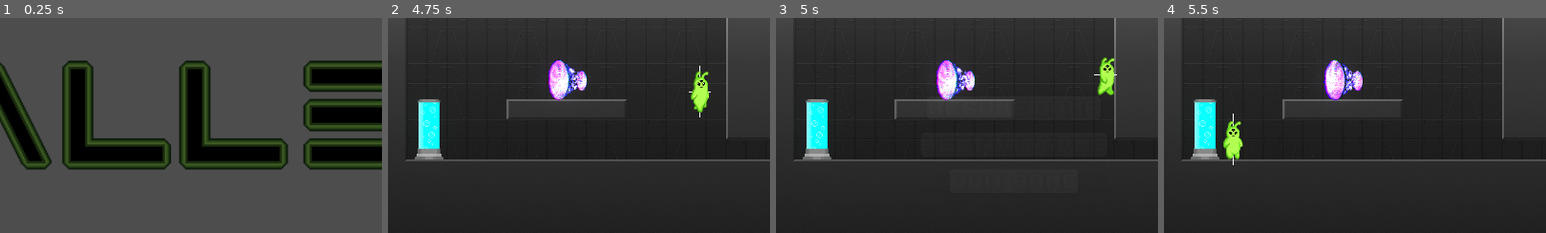
Above: before the commit, frames 1-4 (left to right).
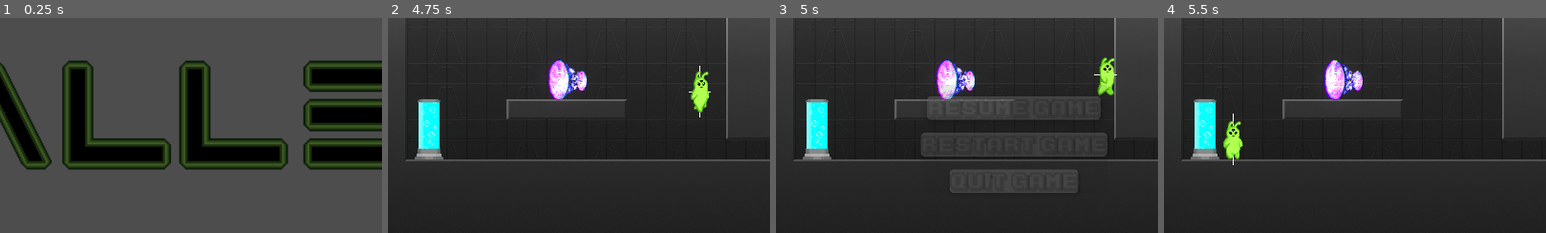
Above: after the commit, the same moments.

Repository: gustavcorpas/GMTK2024
Game: Godot game, scene res://scenes/gameplay/main_menu.tscn
Two runs of this game, one before a commit and one after it. Both use one fixed random seed, a clock stepped at 60 frames per second and the inputs below. Sound files missing from this copy of the repository are replaced by a short silence.
Inputs (mouse positions are % of the whole screen's width and height, from its top left):
- Up to frame 1 (0.25 s): no input
- Up to frame 2 (4.75 s): click "Start Game" at 0.5 s; tap Enter (restart) at 1.25 s; move the mouse to (72, 45) at 1.27 s; hold E (interact) 1.28-2.03 s; hold D (right) 1.28-2.78 s; tap W (jump) at 1.52, 2.27, 3.77, 4.52 s; move the mouse to (30, 55) at 2.02 s; tap Space (shoot) at 2.1, 3.6 s; move the mouse to (60, 28) at 2.77 s; hold A (left) 2.78-3.53 s; hold E (interact) 2.78-3.53 s; move the mouse to (45, 70) at 3.52 s; hold D (right) from 3.53 s (still down); move the mouse to (80, 65) at 4.27 s; hold E (interact) from 4.28 s (still down)
- Up to frame 3 (5 s): keep holding D (right); keep holding E (interact); tap Escape (Esc) at 4.9 s
- Up to frame 4 (5.5 s): release D (right) at 5 s; release E (interact) at 5 s; click (50, 56) at 5 s, where only the run after the commit has a clickable "Restart Game"
The pictures show only the part of the screen within x 19-69%, y 26-76%; the shares and areas given below are measured in that part.

Frames 1-2 are identical in both runs. In frame 3, 0.6% of the frame differs, in the area x 38-86%, y 36-65%; in frame 4, nothing differs.

Commit message:
debugging pause menu
pause menu still active and invisible during play after using it.

Diff:
--- a/src/scenes/gameplay/Pausemenu.gdshader
+++ b/src/scenes/gameplay/Pausemenu.gdshader
@@ -1,9 +1,9 @@
 shader_type canvas_item;
 uniform sampler2D SCREEN_TEXTURE: hint_screen_texture, filter_linear_mipmap;
 
-uniform float lod: hint_range(0.0, 5) = 0.0;
+uniform float lod: hint_range(0.0, 5.0);
 
 void fragment(){
-	vec4 color = texture(SCREEN_TEXTURE, SCREEN_UV, lod);
+	vec4 color = textureLod(SCREEN_TEXTURE, SCREEN_UV, lod);
 	COLOR = color;
 }
--- a/src/scenes/gameplay/Pausemenu.tscn
+++ b/src/scenes/gameplay/Pausemenu.tscn
@@ -51,49 +51,17 @@
 "points": PackedFloat32Array(0, -0.15, 0, 0.15, 0, 0.8, -0.15, 0, 0.15, 0),
 "times": PackedFloat32Array(0, 0.3)
 }
-tracks/1/type = "bezier"
+tracks/1/type = "value"
 tracks/1/imported = false
 tracks/1/enabled = true
-tracks/1/path = NodePath("PanelContainer:modulate:r")
+tracks/1/path = NodePath("PanelContainer:modulate")
 tracks/1/interp = 1
 tracks/1/loop_wrap = true
 tracks/1/keys = {
-"handle_modes": PackedInt32Array(0, 0),
-"points": PackedFloat32Array(1, -0.15, 0, 0.15, 0, 1, -0.15, 0, 0.15, 0),
-"times": PackedFloat32Array(0, 0.3)
-}
-tracks/2/type = "bezier"
-tracks/2/imported = false
-tracks/2/enabled = true
-tracks/2/path = NodePath("PanelContainer:modulate:g")
-tracks/2/interp = 1
-tracks/2/loop_wrap = true
-tracks/2/keys = {
-"handle_modes": PackedInt32Array(0, 0),
-"points": PackedFloat32Array(1, -0.15, 0, 0.15, 0, 1, -0.15, 0, 0.15, 0),
-"times": PackedFloat32Array(0, 0.3)
-}
-tracks/3/type = "bezier"
-tracks/3/imported = false
-tracks/3/enabled = true
-tracks/3/path = NodePath("PanelContainer:modulate:b")
-tracks/3/interp = 1
-tracks/3/loop_wrap = true
-tracks/3/keys = {
-"handle_modes": PackedInt32Array(0, 0),
-"points": PackedFloat32Array(1, -0.15, 0, 0.15, 0, 1, -0.15, 0, 0.15, 0),
-"times": PackedFloat32Array(0, 0.3)
-}
-tracks/4/type = "bezier"
-tracks/4/imported = false
-tracks/4/enabled = true
-tracks/4/path = NodePath("PanelContainer:modulate:a")
-tracks/4/interp = 1
-tracks/4/loop_wrap = true
-tracks/4/keys = {
-"handle_modes": PackedInt32Array(0, 0),
-"points": PackedFloat32Array(0, -0.15, 0, 0.15, 0, 1, -0.15, 0, 0.15, 0),
-"times": PackedFloat32Array(0, 0.3)
+"times": PackedFloat32Array(0, 0.3),
+"transitions": PackedFloat32Array(1, 1),
+"update": 0,
+"values": [Color(1, 1, 1, 0), Color(1, 1, 1, 1)]
 }
 
 [sub_resource type="Animation" id="Animation_om57t"]
@@ -109,49 +77,17 @@
 "points": PackedFloat32Array(0, -0.15, 0, 0.15, 0),
 "times": PackedFloat32Array(0)
 }
-tracks/1/type = "bezier"
+tracks/1/type = "value"
 tracks/1/imported = false
 tracks/1/enabled = true
-tracks/1/path = NodePath("PanelContainer:modulate:r")
+tracks/1/path = NodePath("PanelContainer:modulate")
 tracks/1/interp = 1
 tracks/1/loop_wrap = true
 tracks/1/keys = {
-"handle_modes": PackedInt32Array(0),
-"points": PackedFloat32Array(1, -0.15, 0, 0.15, 0),
-"times": PackedFloat32Array(0)
-}
-tracks/2/type = "bezier"
-tracks/2/imported = false
-tracks/2/enabled = true
-tracks/2/path = NodePath("PanelContainer:modulate:g")
-tracks/2/interp = 1
-tracks/2/loop_wrap = true
-tracks/2/keys = {
-"handle_modes": PackedInt32Array(0),
-"points": PackedFloat32Array(1, -0.15, 0, 0.15, 0),
-"times": PackedFloat32Array(0)
-}
-tracks/3/type = "bezier"
-tracks/3/imported = false
-tracks/3/enabled = true
-tracks/3/path = NodePath("PanelContainer:modulate:b")
-tracks/3/interp = 1
-tracks/3/loop_wrap = true
-tracks/3/keys = {
-"handle_modes": PackedInt32Array(0),
-"points": PackedFloat32Array(1, -0.15, 0, 0.15, 0),
-"times": PackedFloat32Array(0)
-}
-tracks/4/type = "bezier"
-tracks/4/imported = false
-tracks/4/enabled = true
-tracks/4/path = NodePath("PanelContainer:modulate:a")
-tracks/4/interp = 1
-tracks/4/loop_wrap = true
-tracks/4/keys = {
-"handle_modes": PackedInt32Array(0),
-"points": PackedFloat32Array(0, -0.15, 0, 0.15, 0),
-"times": PackedFloat32Array(0)
+"times": PackedFloat32Array(0),
+"transitions": PackedFloat32Array(1),
+"update": 0,
+"values": [Color(1, 1, 1, 0)]
 }
 
 [sub_resource type="AnimationLibrary" id="AnimationLibrary_l41m0"]
--- a/src/scenes/gameplay/pausemenu.gd
+++ b/src/scenes/gameplay/pausemenu.gd
@@ -1,6 +1,5 @@
 extends Control
 
-@onready var optionsMenu = preload("res://scenes/gameplay/Pausemenu.tscn")
 
 func _ready():
 	$Animationpause.play("RESET")
@@ -8,6 +7,7 @@
 func resume():
 	get_tree().paused = false
 	$Animationpause.play_backwards("Blur_screen")
+
 
 func pause():
 	get_tree().paused = true
@@ -22,6 +22,7 @@
 func _on_resume_pressed():
 	resume()
 
+
 func _on_restart_pressed():
 	resume()
 	get_tree().reload_current_scene()
@@ -32,6 +33,8 @@
 func _process(delta):
 	PressEcs()
 
+
+
 func _on_options_pressed():
 	resume()
 	get_tree().change_scene_to_file("res://scenes/gameplay/Pausemenu.tscn")
